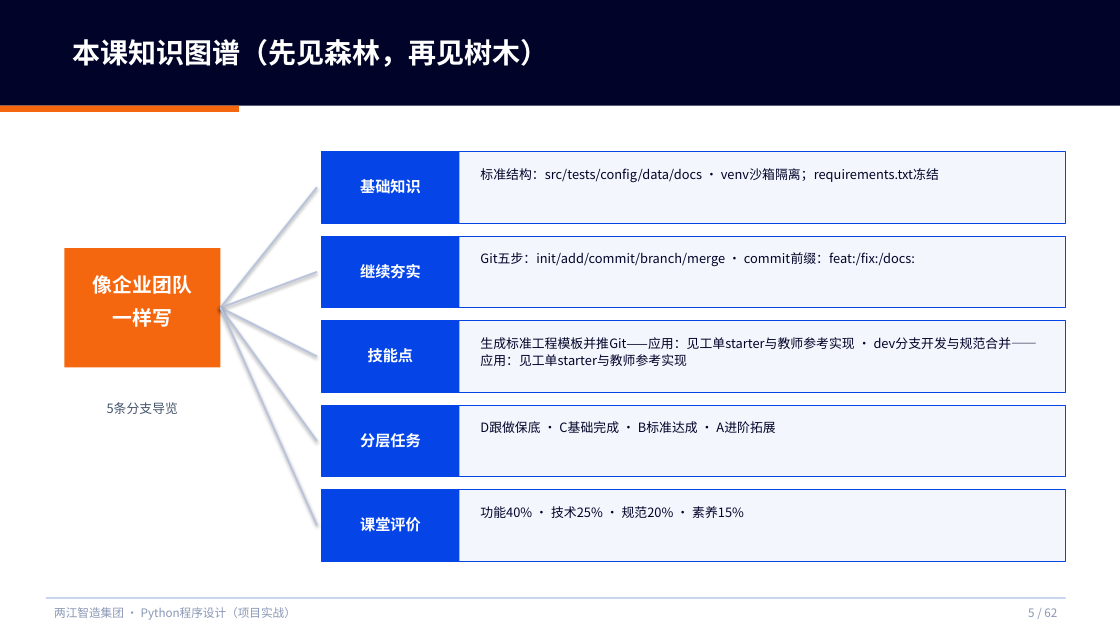
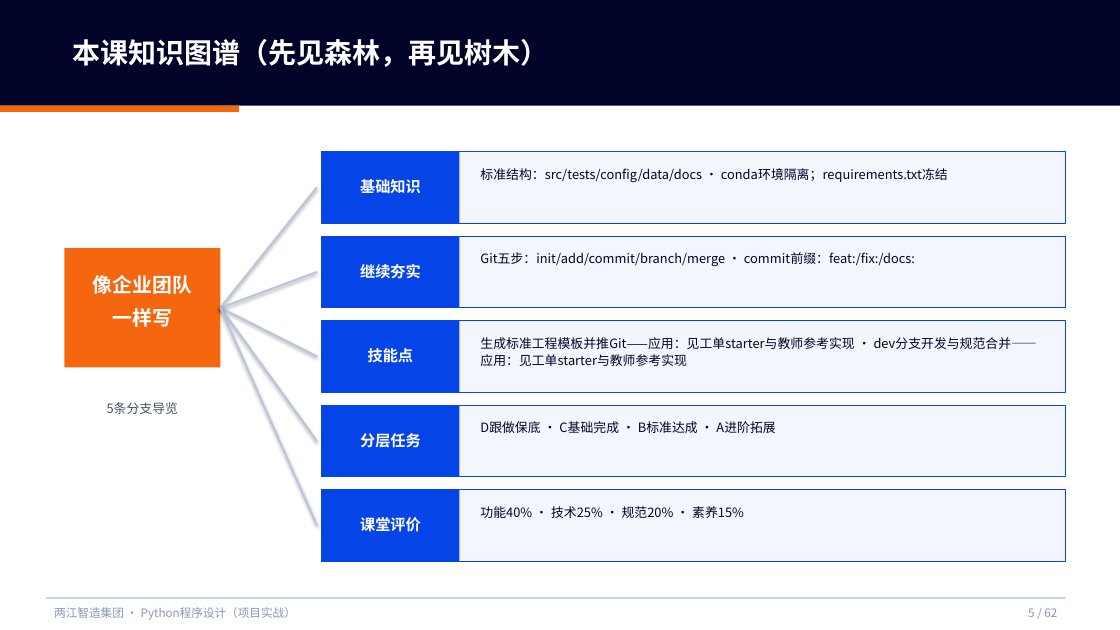
Before and after one commit to tianqiongenze/ai-course-teaching-resources, a slide deck: slide 5 of 03-Python程序设计-项目实战/V2授课PPT/W02-第3次课-像企业团队一样写代码.pptx. Drawn at 1120x630 pixels with LibreOffice and Linux fonts; fonts in the diff are those of the drawing. Boxes give left, top, right and bottom in pixels: in the first picture for what was removed or moved away, otherwise in the second. Text is boxed around its words. In the diff, an @@ line names an element or a change of style, - is before the commit and + after.

```diff
--- a/03-Python程序设计-项目实战/V2授课PPT/W02-第3次课-像企业团队一样写代码.pptx
+++ b/03-Python程序设计-项目实战/V2授课PPT/W02-第3次课-像企业团队一样写代码.pptx
@@ text at (480, 168, 948, 183): text changed @@
-标准结构：src/tests/config/data/docs · venv沙箱隔离；requirements.txt冻结
+标准结构：src/tests/config/data/docs · conda环境隔离；requirements.txt冻结
```
Also in this commit, not shown: 14 other slides changed, 14 other files.
